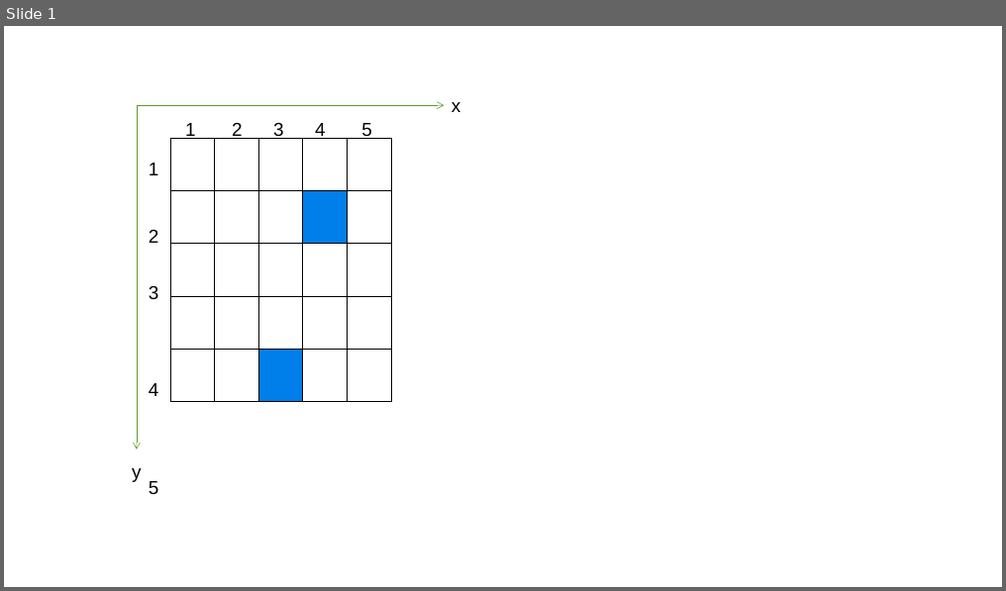
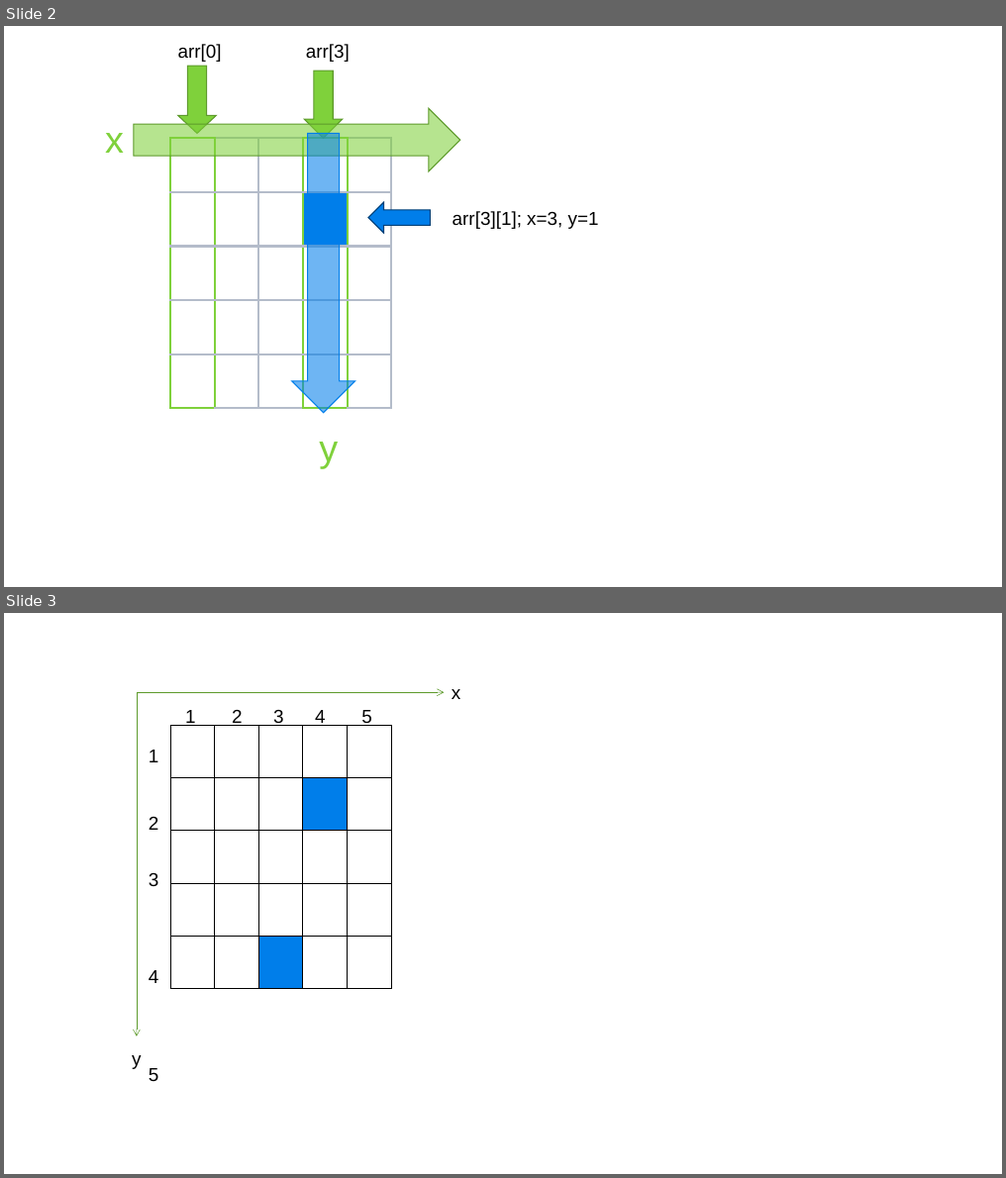
Before and after one commit to asbl/miniworldmaker, a slide deck: docs/source/_images/processing/templates.pptx. Shown one above the other, each under a label of ours: slide 1 before the commit, slides 2 and 3 after it. The pictures are 1006x591 and 1006x1178 pixels, drawn with LibreOffice and Linux fonts; fonts in the diff are those of the drawing. Boxes give left, top, right and bottom in pixels: in the first picture for what was removed or moved away, otherwise in the second. Text is boxed around its words. In the diff, an @@ line names an element or a change of style, - is before the commit and + after.

```diff
--- a/docs/source/_images/processing/templates.pptx
+++ b/docs/source/_images/processing/templates.pptx
@@ slide 2 added at (4,26,1002,587), background #FFFFFF @@
@@ text added at (178,44,222,62), 18 pt, text #000000 @@
+arr[0]
@@ text added at (306,44,350,62), 18 pt, text #000000 @@
+arr[3]
@@ right arrow added at (178,66,216,134), fill #7FD13B, outline #5E9B2C 1 pt @@
@@ right arrow added at (304,71,342,138), fill #7FD13B, outline #5E9B2C 1 pt @@
@@ right arrow added at (134,108,460,172), fill #7FD13B at 57% opacity, outline #5E9B2C 1 pt @@
@@ text added at (105,133,124,153), 36 pt, text #7FD13B @@
+x
@@ table added at (170,138,391,249), 5 rows, 5 columns @@
+ |  |  |  | 
+ |  |  |  | 
+ |  |  |  | 
+ |  |  |  | 
+ |  |  |  | 
@@ right arrow added at (291,134,355,413), fill #007EEB at 57% opacity, outline #007EEB 1 pt @@
@@ up arrow added at (368,202,430,233), fill #007EEB, outline #003F76 1 pt @@
@@ text added at (452,211,599,229), 18 pt, text #000000 @@
+arr[3][1]; x=3, y=1
@@ text added at (319,442,338,469), 36 pt, text #7FD13B @@
+y
@@ what was slide 1 is now slide 3 @@
```
Also in this commit, not shown: 2 other slides added, 33 other files.
